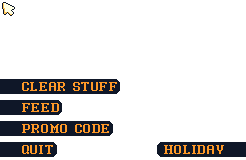
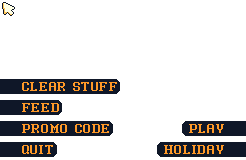
Before/after of a 246×160 layered artwork. What changed in the layer stack:
added group "Holiday copy" with 2 layers in group "UI" over [182, 121, 246, 136]
added layer "PLAY" in group "Holiday copy" over [189, 124, 224, 133]
added layer "Layer 2" (2nd of 6, in "UI" › "Holiday copy") in group "Holiday copy" over [182, 121, 246, 136]
